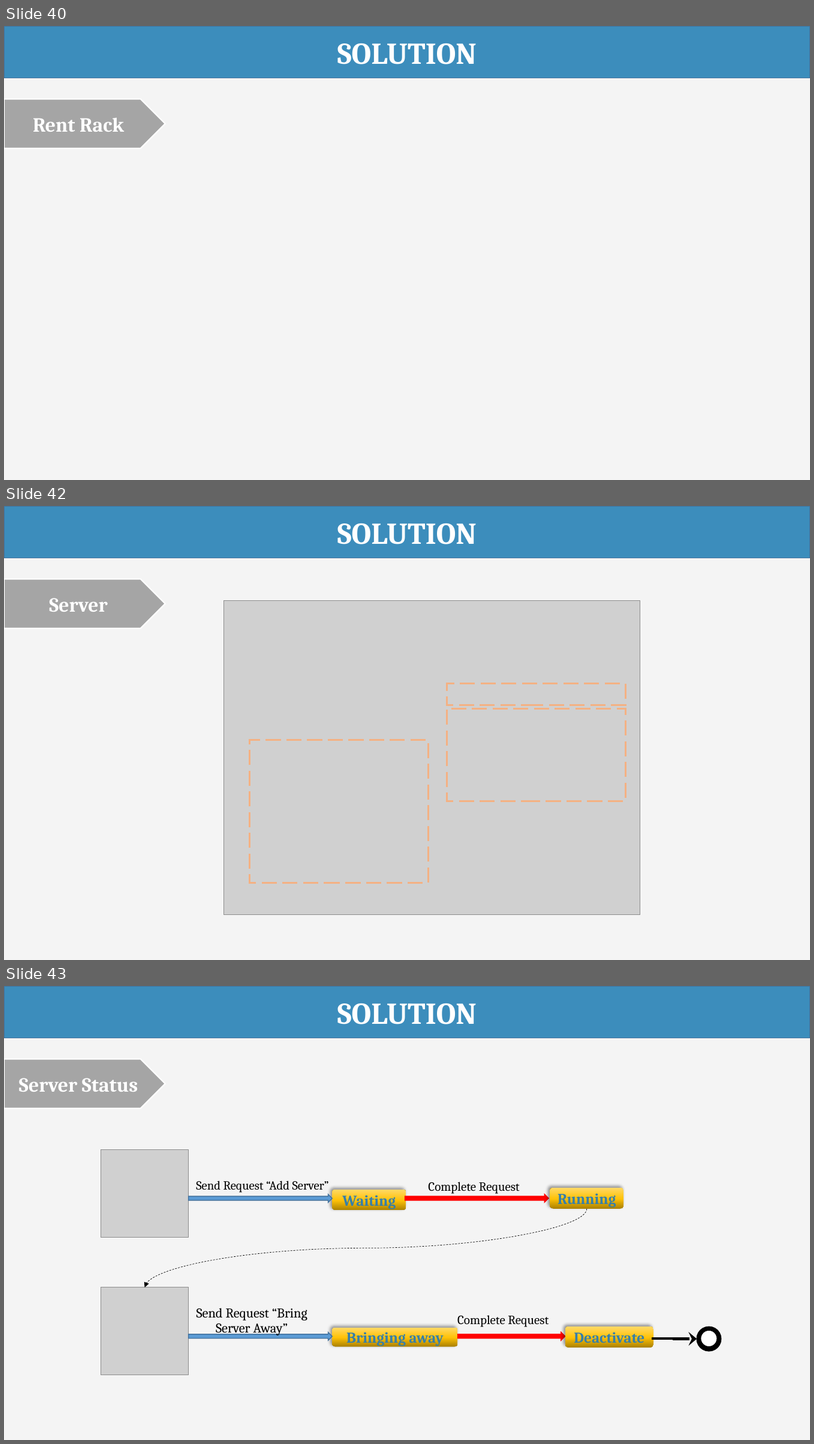
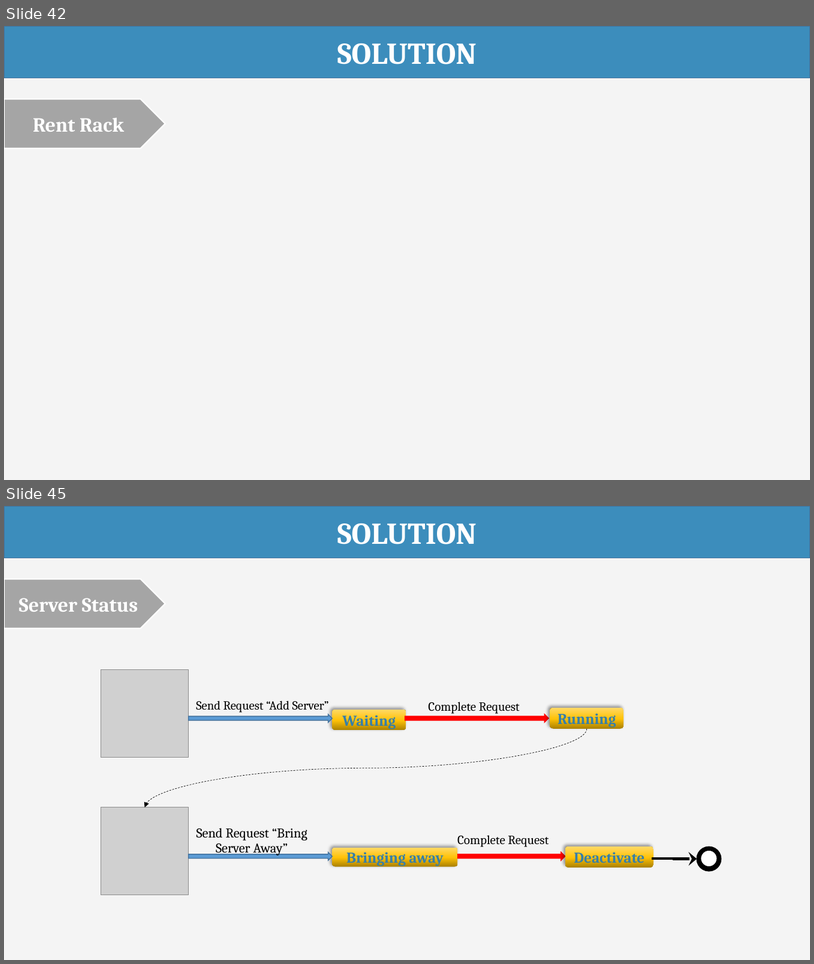
Before and after one commit to haltt051093/IMS-datacenter, a slide deck: Document/Presentation/IMS_20160408_Presentation.pptx. Shown one above the other, each under a label of ours: slides 40, 42 and 43 before the commit, slides 42 and 45 after it; the slides between them are not shown. The pictures are 814x1444 and 814x964 pixels, drawn with LibreOffice and Linux fonts; fonts in the diff are those of the drawing; grey boxes stand for pictures. Boxes give left, top, right and bottom in pixels: in the first picture for what was removed or moved away, otherwise in the second. Text is boxed around its words. In the diff, an @@ line names an element or a change of style, - is before the commit and + after.

```diff
--- a/Document/Presentation/IMS_20160408_Presentation.pptx
+++ b/Document/Presentation/IMS_20160408_Presentation.pptx
@@ slide 42 removed at box(4, 506, 810, 960), background #F4F4F4 @@
@@ rectangle removed at box(4, 506, 810, 558) @@
-SOLUTION
@@ pentagon arrow removed at box(4, 579, 165, 629) @@
-Server
@@ picture removed at box(224, 600, 641, 914) @@
@@ rectangle removed at box(447, 683, 626, 705) @@
@@ rectangle removed at box(447, 709, 626, 801) @@
@@ rectangle removed at box(249, 740, 429, 883) @@
@@ what was slide 40 is now slide 42 @@
@@ what was slide 43 is now slide 45 @@
```
Also in this commit, not shown: 5 slides changed, 3 slides added.
